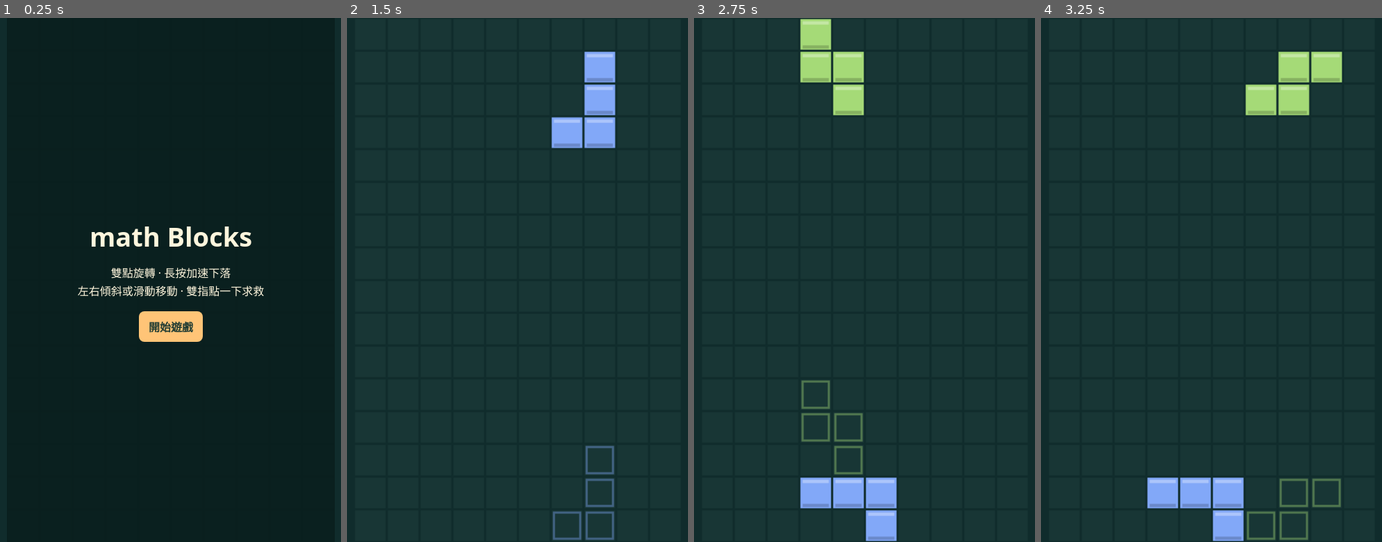
Above: before the commit, frames 1-4 (left to right).
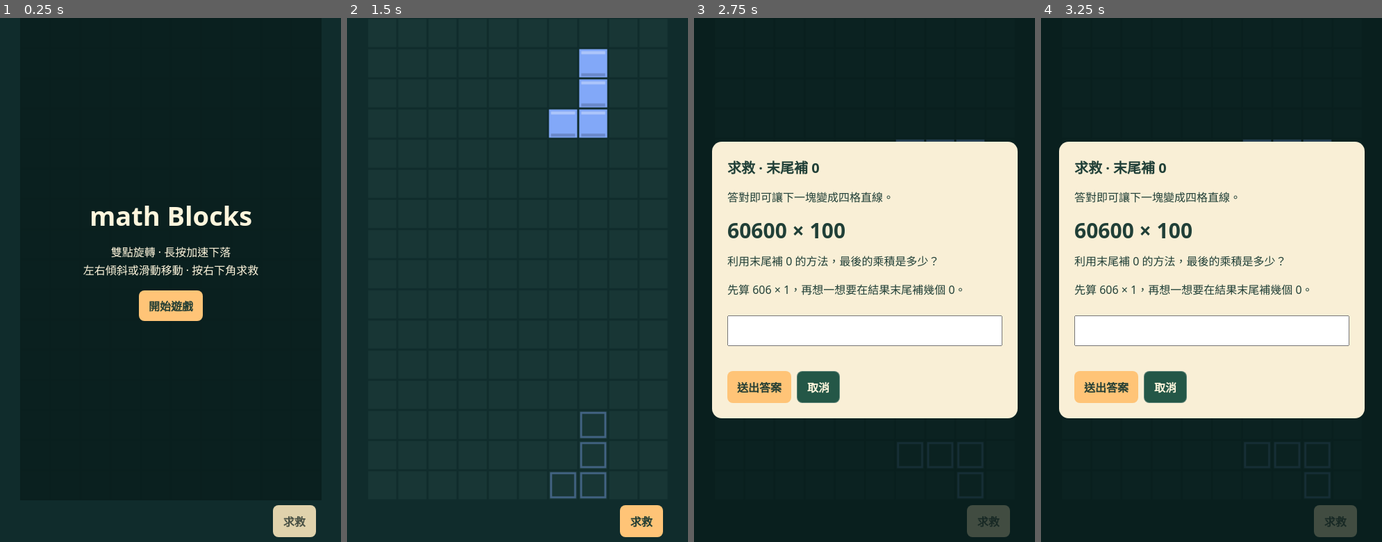
Above: after the commit, the same moments.

Repository: panpancow-afk/math-games
Game: browser game, page math-blocks.html
Same seed, same stepped clock (60 frames per second), same inputs: the game is played once before the commit and once after it.
Inputs (mouse positions are in pixels of both pictures, inside the frame that each line leads up to; where the layout moved, square brackets give the same spot in the first picture):
- Up to frame 1 (0.25 s): no input
- Up to frame 2 (1.5 s): click "開始遊戲" at 0.27 s; hold Right from 1.03 s (still down); click (517, 306) [517, 332] at 1.07 s; tap Z at 1.1 s
- Up to frame 3 (2.75 s): release Right at 1.53 s; hold Down 1.58-1.85 s; tap Z at 1.6, 2.1, 2.6 s; click (803, 211) [799, 227] at 1.67 s; hold Left 1.9-2.47 s; click (987, 521) at 2.02 s, where only the run after the commit has a clickable "求救"; click (925, 185) [929, 201] at 2.27 s; tap Space at 2.52 s; hold Up from 2.52 s (still down)
- Up to frame 4 (3.25 s): release Up at 2.82 s; click (1255, 353) [1259, 384] at 2.87 s; hold Right from 2.87 s (still down); tap Z at 3.1 s

The runs differ from the first frame. In frame 1, 5.5% of the frame differs, in the area x 22-93%, y 35-100%; in frame 2, 3.7%; in frame 3, 52%; in frame 4, 52%, in the area x 5-95%, y 6-100%.

Commit message:
Add visible rescue button for math quizzes

Diff:
--- a/math-blocks.html
+++ b/math-blocks.html
@@ -8,7 +8,11 @@
 *{box-sizing:border-box}
 body{margin:0;background:#102c2c;color:#fff6dd;font-family:system-ui,sans-serif}
 main{height:100vh;height:100dvh;display:grid;place-items:center;overflow:hidden}
-.well{position:relative;width:min(100vw,62.5vh);width:min(100vw,62.5dvh);aspect-ratio:5/8}
+.game{width:min(100vw,calc((100vh - 60px) * .625));width:min(100vw,calc((100dvh - 60px) * .625))}
+.well{position:relative;aspect-ratio:5/8}
+.rescue-area{height:60px;display:flex;align-items:center;justify-content:flex-end;padding:0 8px}
+#rescue{min-height:44px;background:#ffc477;color:#243e34;border-color:transparent}
+#rescue:disabled{background:#e0d2ac;color:#485044;cursor:default}
 canvas{display:block;width:100%;height:100%;touch-action:none;user-select:none;-webkit-touch-callout:none}
 .overlay{position:absolute;inset:0;display:grid;align-content:center;justify-items:center;text-align:center;gap:15px;background:#091e1de8;padding:20px}
 .overlay[hidden]{display:none}.overlay strong{font-size:clamp(22px,5vw,38px)}.overlay p{margin:0;line-height:1.6}
@@ -21,10 +25,13 @@
 #question,#hint{line-height:1.55}.actions{display:flex;flex-wrap:wrap;gap:8px}
 </style>
 <main>
+<div class="game">
 <section class="well" aria-label="遊戲區">
-<canvas id="board" width="300" height="480" tabindex="0" aria-label="10 欄、16 列棋盤。單指雙點旋轉，左右傾斜或滑動移動，長按加速下落，雙指點一下求救。也可使用方向鍵，按 H 求救。"></canvas>
-<div class="overlay" id="overlay"><strong id="status" role="status">math Blocks</strong><p id="guide">雙點旋轉 · 長按加速下落<br>左右傾斜或滑動移動 · 雙指點一下求救</p><button class="accent" id="play">開始遊戲</button></div>
+<canvas id="board" width="300" height="480" tabindex="0" aria-label="10 欄、16 列棋盤。單指雙點旋轉，左右傾斜或滑動移動，長按加速下落，右下角求救按鈕可開啟數學題。也可使用方向鍵，按 H 求救。"></canvas>
+<div class="overlay" id="overlay"><strong id="status" role="status">math Blocks</strong><p id="guide">雙點旋轉 · 長按加速下落<br>左右傾斜或滑動移動 · 按右下角求救</p><button class="accent" id="play">開始遊戲</button></div>
 </section>
+<div class="rescue-area"><button id="rescue" type="button" aria-haspopup="dialog" disabled>求救</button></div>
+</div>
 </main>
 <dialog id="quiz" aria-labelledby="quiz-title"><form id="quiz-form">
 <h2 id="quiz-title">求救挑戰</h2>
@@ -55,6 +62,7 @@
 let mode = "ready";
 let rescueQueued = false, quizAnswer;
 const quiz = get("quiz");
+const rescueButton = get("rescue");
 
 function drawType() {
   if (!bag.length) {
@@ -192,6 +200,8 @@
   context.fillRect(x+3,y+size-5,size-6,3);
 }
 function render() {
+  rescueButton.disabled = mode !== "playing" || rescueQueued || quiz.open;
+  rescueButton.textContent = rescueQueued ? "下一塊是直線" : "求救";
   ctx.fillStyle = "#102c2c";
   ctx.fillRect(0,0,WIDTH*TILE,HEIGHT*TILE);
   for (let y=0;y<HEIGHT;y++) for (let x=0;x<WIDTH;x++) {
@@ -276,6 +286,7 @@
   quiz.close();
   render();
 };
+rescueButton.onclick = openQuiz;
 get("cancel-quiz").onclick = () => quiz.close();
 quiz.addEventListener("close", render);
 let tiltBaseline, tiltAngle, tiltDelta = 0, nextTiltMove = 0;
